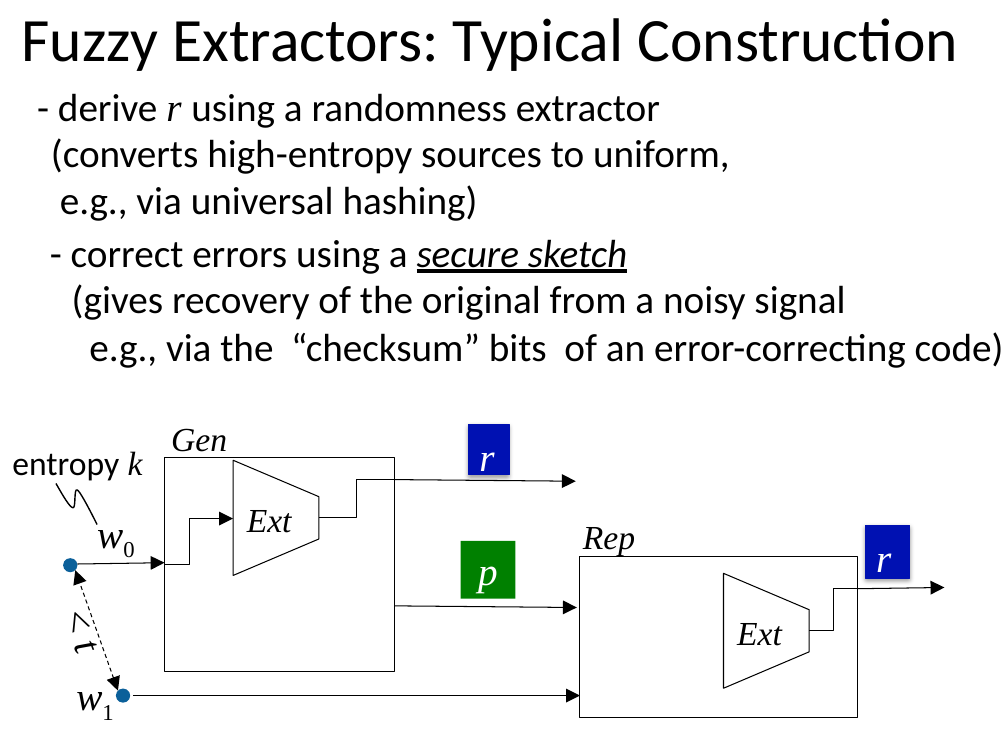
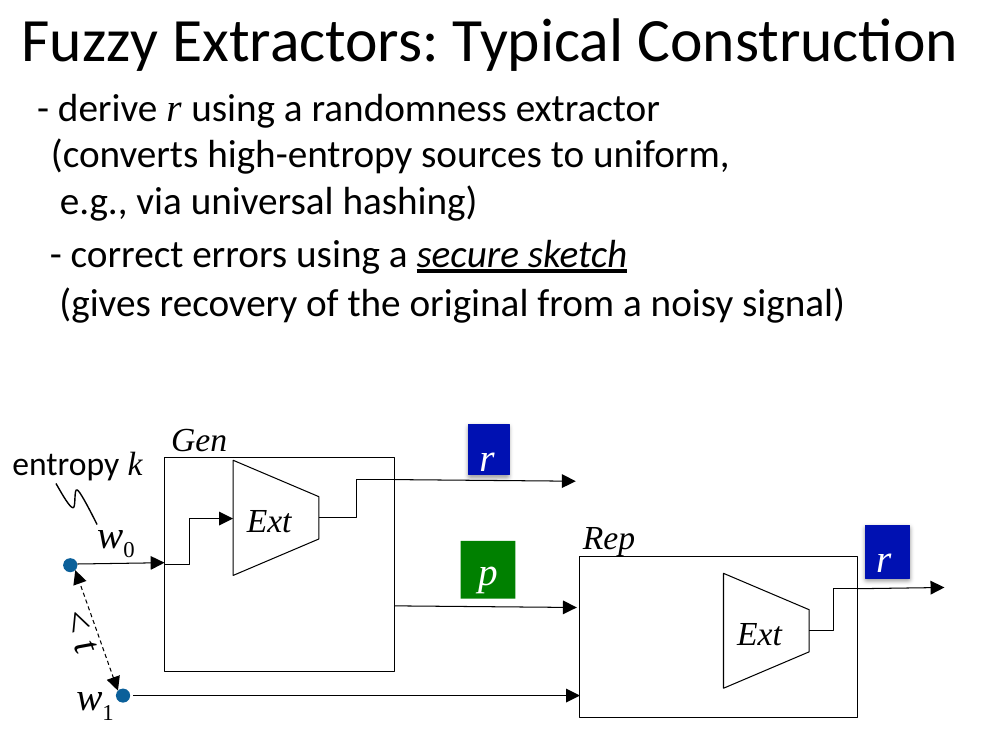
Before and after one commit to xianruimeng/comp-fuzzy-ext, a slide deck: slide 5 of constantRate/MoreErrorsThanEntropy-Brown.pptx. Drawn at 1008x756 pixels with LibreOffice and Linux fonts; fonts in the diff are those of the drawing. Boxes give left, top, right and bottom in pixels: in the first picture for what was removed or moved away, otherwise in the second. Text is boxed around its words. In the diff, an @@ line names an element or a change of style, - is before the commit and + after.

```diff
--- a/constantRate/MoreErrorsThanEntropy-Brown.pptx
+++ b/constantRate/MoreErrorsThanEntropy-Brown.pptx
@@ text "(gives recovery of the original ...": place and size @@
-text "(gives recovery of the original ..." at [0,291,1008,353]
+text "(gives recovery of the original ..." at [59,287,845,323]
@@ text at [59,287,845,323]: text changed @@
-(gives recovery of the original from a noisy signal
-e.g., via the “checksum” bits of an error-correcting code)
+(gives recovery of the original from a noisy signal)
```
Also in this commit, not shown: 8 other slides changed, 15 slides added, 2 slides removed.
